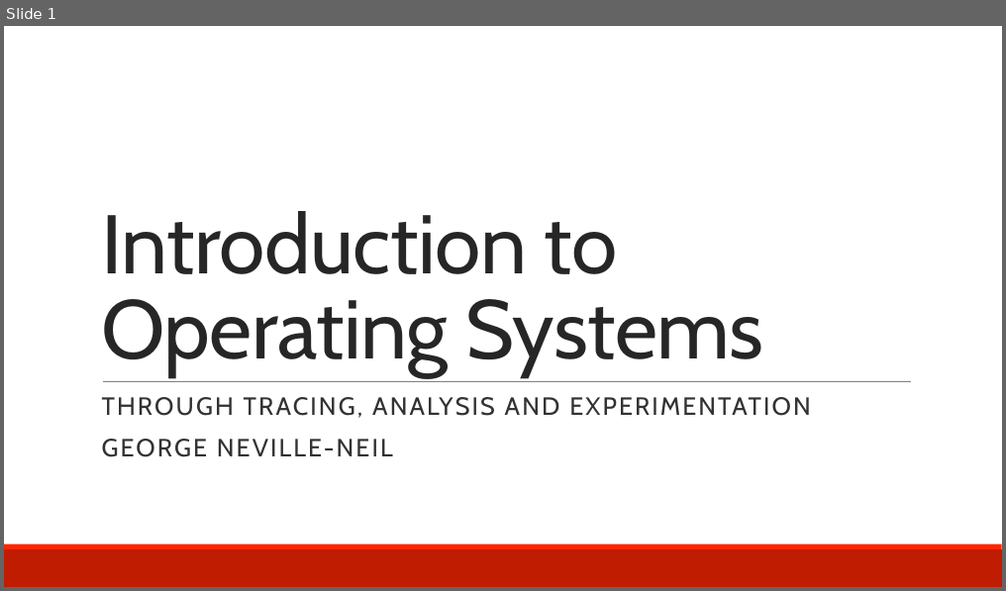
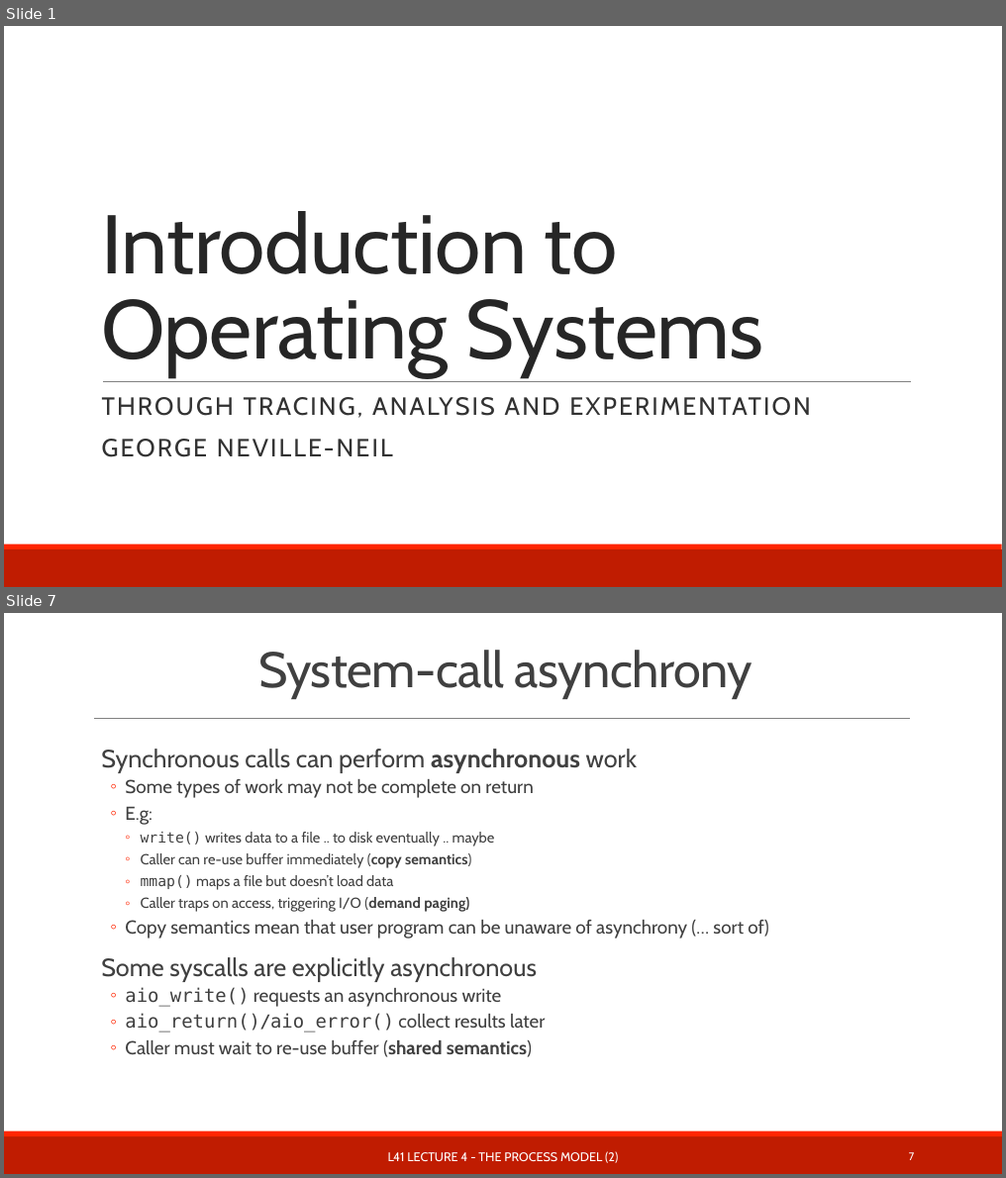
Before and after one commit to teachbsd/course, a slide deck: undergraduate/lectures/kernel-services.pptx. Shown one above the other, each under a label of ours: slide 1 before the commit, slides 1 and 7 after it; the slides between them are not shown. The pictures are 1006x591 and 1006x1178 pixels, drawn with LibreOffice and Linux fonts; fonts in the diff are those of the drawing; background and template pictures are left out. Boxes give left, top, right and bottom in pixels: in the first picture for what was removed or moved away, otherwise in the second. Text is boxed around its words. In the diff, an @@ line names an element or a change of style, - is before the commit and + after.

Commit message:
Snag some of Robert's slides for system calls.

```diff
--- a/undergraduate/lectures/kernel-services.pptx
+++ b/undergraduate/lectures/kernel-services.pptx
@@ slide 7 added at <box>4,613,1002,1174</box>, background #FFFFFF; not listed: 2 template elements that a slide beside it also shows @@
@@ title added at <box>258,650,752,698</box>, 48 pt, text #404040 @@
+System-call asynchrony
@@ line added from (94, 718) to (910, 718), #808080 0.5 pt @@
@@ text added at <box>101,749,769,1058</box>, 18 pt, text #404040 @@
+  Synchronous calls can perform asynchronous work
+  ◦ Some types of work may not be complete on return
+  ◦ E.g:
+    ◦ write() writes data to a file .. to disk eventually .. maybe
+    ◦ Caller can re-use buffer immediately (copy semantics)
+    ◦ mmap() maps a file but doesn’t load data
+    ◦ Caller traps on access, triggering I/O (demand paging)
+  ◦ Copy semantics mean that user program can be unaware of asynchrony (… sort of)
+  Some syscalls are explicitly asynchronous
+  ◦ aio_write() requests an asynchronous write
+  ◦ aio_return()/aio_error() collect results later
+  ◦ Caller must wait to re-use buffer (shared semantics)
@@ text added at <box>388,1152,618,1163</box>, 12 pt, text #FFFFFF @@
+L41 LECTURE 4 - THE PROCESS MODEL (2)
@@ page number added at <box>909,1153,915,1160</box>, 10.5 pt, text #FFFFFF @@
+7
```
Also in this commit, not shown: 8 slides changed, 3 other slides added.
